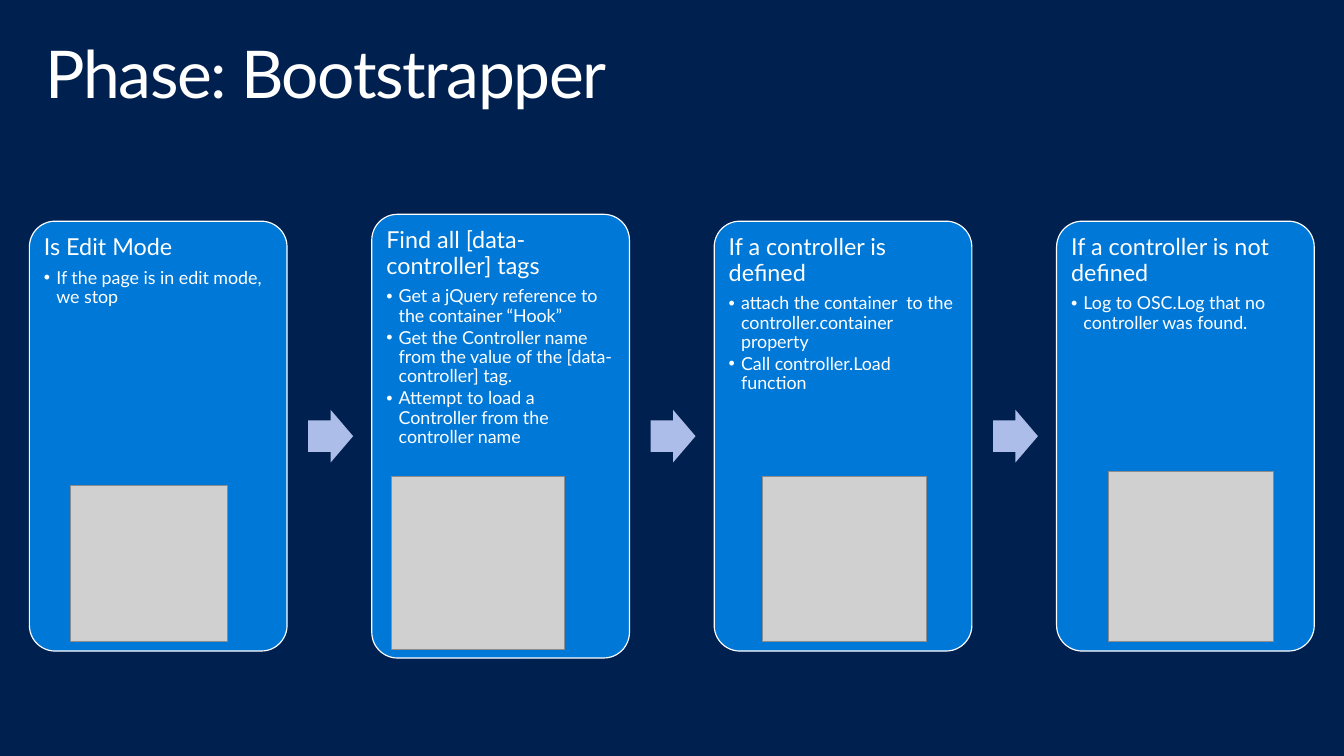
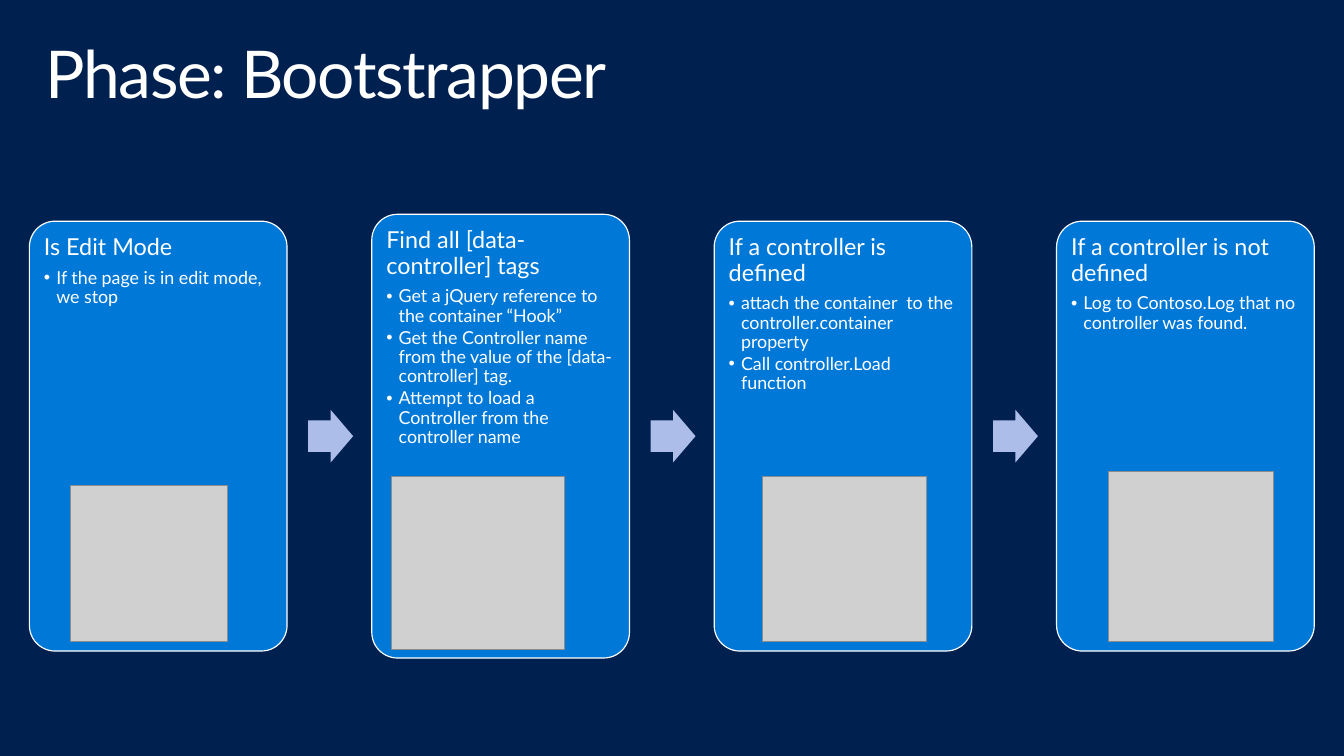
Before and after one commit to dhruvb14/SPFramework, a slide deck: slide 6 of Introduction.pptx. Drawn at 1344x756 pixels with LibreOffice and Linux fonts; fonts in the diff are those of the drawing; grey boxes stand for pictures; background and template pictures are left out. Boxes give left, top, right and bottom in pixels: in the first picture for what was removed or moved away, otherwise in the second. Text is boxed around its words. In the diff, an @@ line names an element or a change of style, - is before the commit and + after.

```diff
--- a/Introduction.pptx
+++ b/Introduction.pptx
@@ text at [1083,296,1295,329]: text changed @@
-  • Log to OSC.Log that no controller was found.
+  • Log to Contoso.Log that no controller was found.
```
Also in this commit, not shown: 5 other files.
